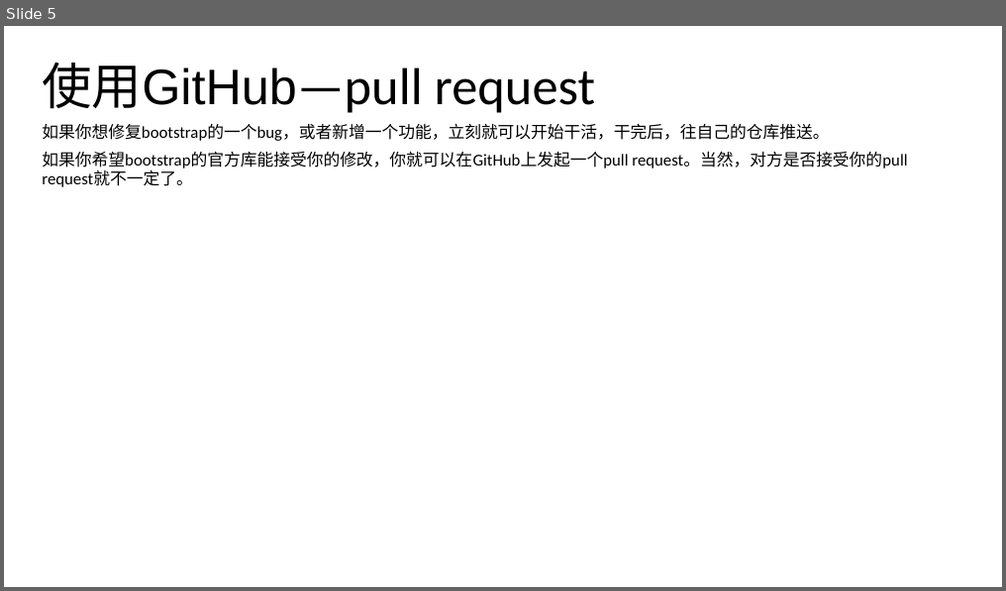
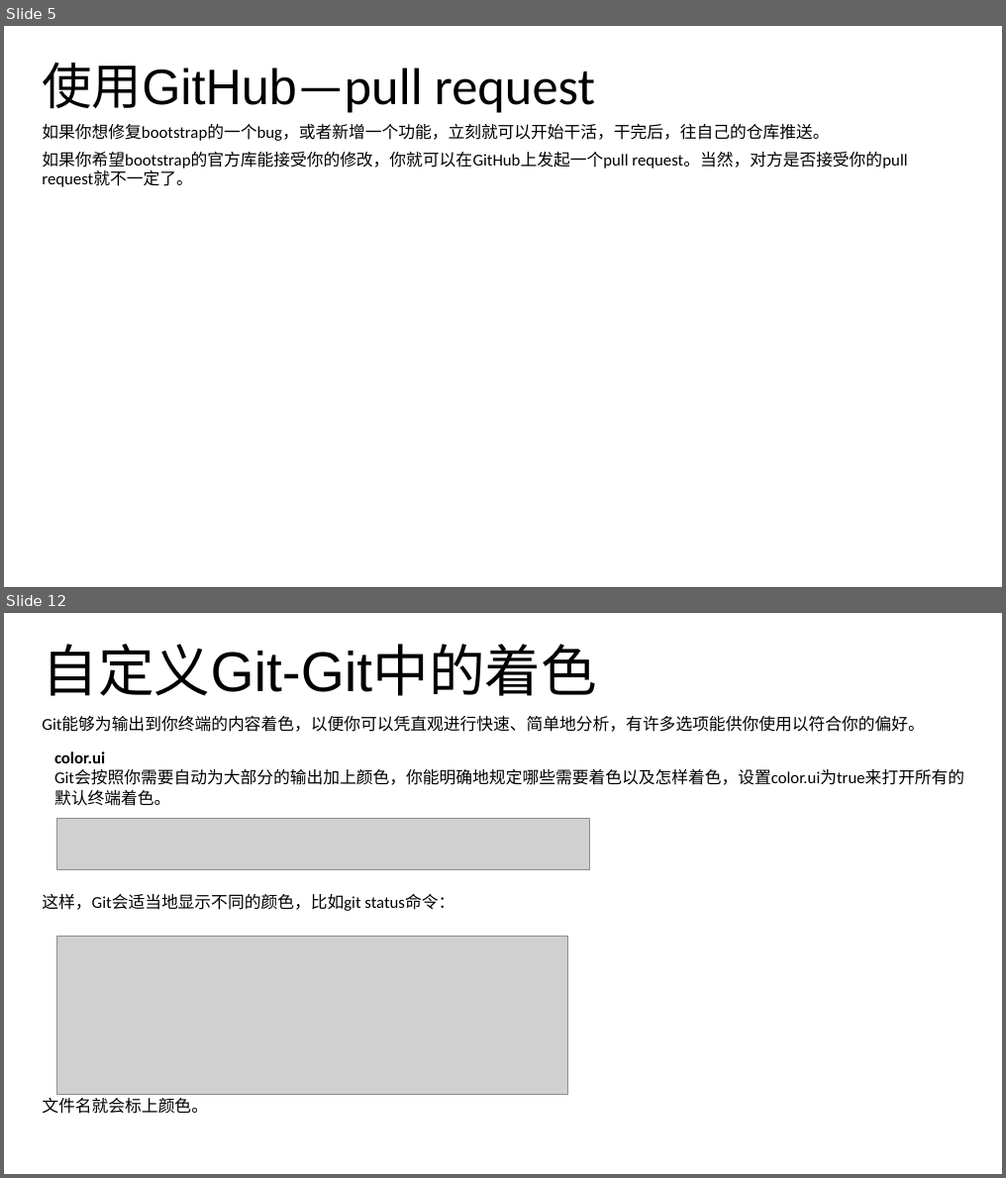
Before and after one commit to noprom/shandong, a slide deck: doc/ppt/迪力尼亚.pptx. Shown one above the other, each under a label of ours: slide 5 before the commit, slides 5 and 12 after it; the slides between them are not shown. The pictures are 1006x591 and 1006x1178 pixels, drawn with LibreOffice and Linux fonts; fonts in the diff are those of the drawing; grey boxes stand for pictures. Boxes give left, top, right and bottom in pixels: in the first picture for what was removed or moved away, otherwise in the second. Text is boxed around its words. In the diff, an @@ line names an element or a change of style, - is before the commit and + after.

```diff
--- a/doc/ppt/迪力尼亚.pptx
+++ b/doc/ppt/迪力尼亚.pptx
@@ slide 12 added at <box>4,613,1002,1174</box>, background #FFFFFF @@
@@ title added at <box>42,644,597,696</box>, 54 pt, text #000000 @@
+自定义Git-Git中的着色
@@ subtitle added at <box>42,717,924,732</box>, 16 pt, text #000000 @@
+Git能够为输出到你终端的内容着色，以便你可以凭直观进行快速、简单地分析，有许多选项能供你使用以符合你的偏好。
@@ text added at <box>54,752,964,806</box>, 16 pt, text #000000 @@
+color.ui
+Git会按照你需要自动为大部分的输出加上颜色，你能明确地规定哪些需要着色以及怎样着色，设置color.ui为true来打开所有的默认终端着色。
@@ picture added at <box>56,819,590,869</box> @@
@@ text added at <box>42,894,454,911</box>, 16 pt, text #000000 @@
+这样，Git会适当地显示不同的颜色，比如git status命令：
@@ picture added at <box>56,937,567,1094</box> @@
@@ text added at <box>42,1098,208,1114</box>, 16 pt, text #000000 @@
+文件名就会标上颜色。
```
Also in this commit, not shown: 7 other slides added, 1 slide removed.
